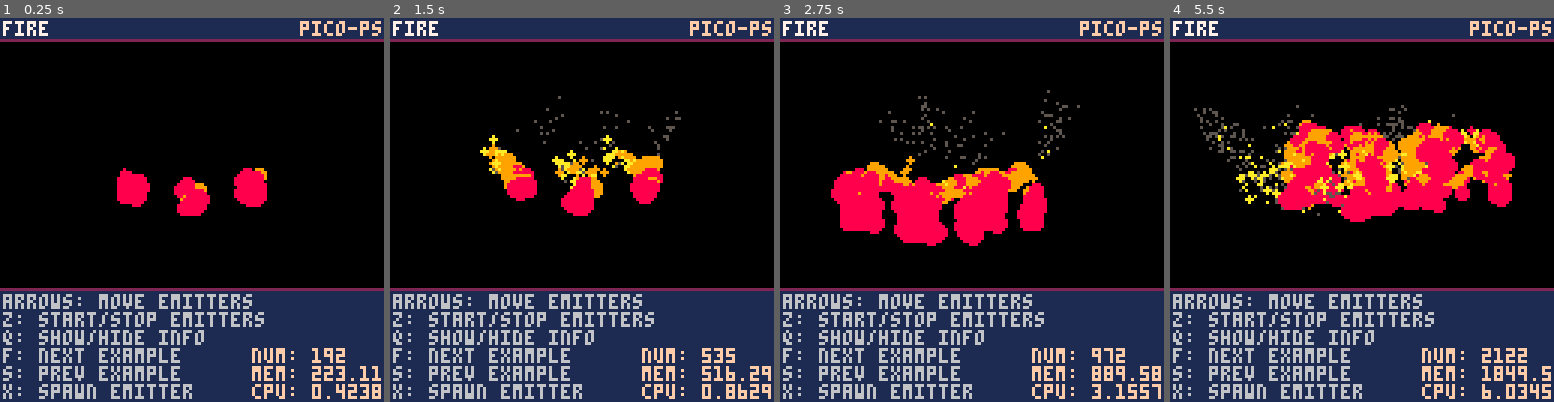
Above: before the commit, frames 1-4 (left to right).
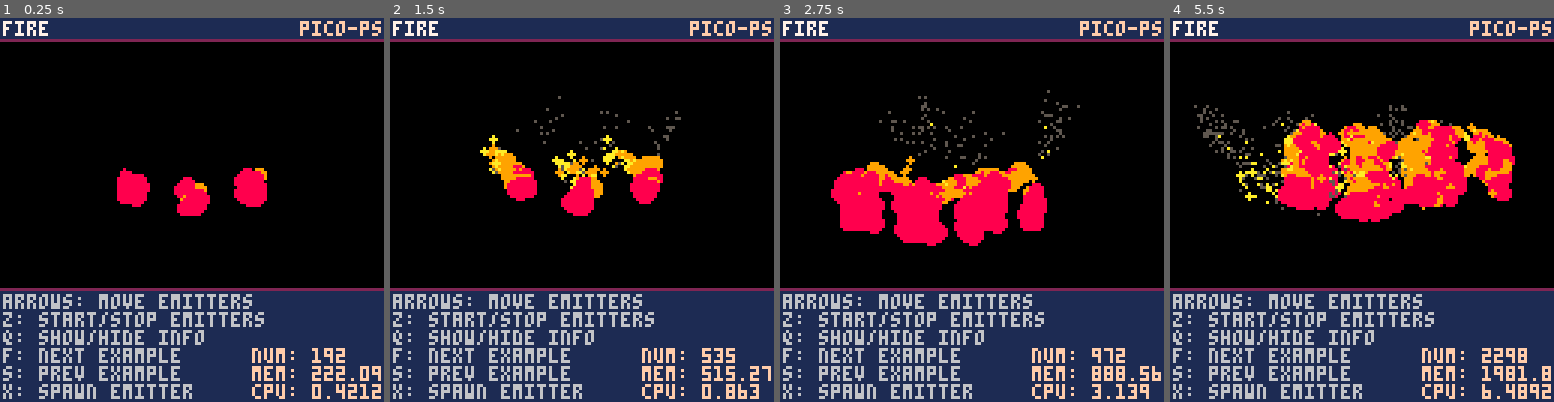
Above: after the commit, the same moments.

Repository: MaxwellDexter/pico-ps
Game: PICO-8 cartridge ps-demo.p8
Same seed, same stepped clock (60 frames per second), same inputs: the game is played once before the commit and once after it.
Inputs (mouse positions are in pixels of both pictures, inside the frame that each line leads up to):
- Up to frame 1 (0.25 s): no input
- Up to frame 2 (1.5 s): tap O (Z key) at 0.33, 0.7, 1.43 s; click (459, 121) at 0.67 s; tap X (X key) at 1.07 s; click (520, 267) at 1.22 s
- Up to frame 3 (2.75 s): click (975, 114) at 1.77 s; hold Left 1.97-2.37 s; tap X (X key) at 2.07, 2.4, 2.73 s; tap O (Z key) at 2.22 s; click (1037, 259) at 2.32 s; hold Down from 2.42 s (still down)
- Up to frame 4 (5.5 s): release Down at 2.82 s; click (1492, 106) at 2.87 s; hold Right 2.87-3.53 s; tap X (X key) every 0.33 s from 3.07 to 5.4 s; tap O (Z key) at 3.1, 3.98, 4.87 s; click (1254, 256) at 3.42 s; hold Up 3.58-4.08 s; click (1315, 102) at 3.97 s; hold Right 4.13-4.53 s; click (1381, 248) at 4.52 s; hold Down 4.58-5.08 s; click (1442, 94) at 5.07 s; hold Left from 5.13 s (still down)

The runs differ from the first frame. In frame 1, 0.2% of the frame differs, in the area x 87-100%, y 90-99%; in frame 2, 0.1%; in frame 3, 0.1%; in frame 4, 6.6%, in the area x 6-100%, y 22-100%.

Commit message:
Token optimisations
- brought down to 1512 tokens in ps.lua

Diff:
--- a/ps-demo.p8
+++ b/ps-demo.p8
@@ -77,7 +77,7 @@
 
 function update_warp(e)
  if (emitters[emitter_type] == "space warp") then
-  local p = rotate_around(5, point2d.create(64, 64), e.pos)
+  local p = rotate_around(5, vec(64, 64), e.pos)
   ps_set_pos(e, p.x, p.y)
  end
 end
@@ -85,11 +85,11 @@
 function update_portal(e)
  if (emitters[emitter_type] == "portal") then
   if (e == my_emitters[1]) then
-   local p = rotate_around(5, point2d.create(64, 60), e.pos)
-   p = rotate_around(90, point2d.create(64, 60), p)
+   local p = rotate_around(5, vec(64, 60), e.pos)
+   p = rotate_around(90, vec(64, 60), p)
    ps_set_pos(e, p.x, p.y)
   elseif(e == my_emitters[4]) then
-   local p = rotate_around(6, point2d.create(64, 66), e.pos)
+   local p = rotate_around(6, vec(64, 66), e.pos)
    ps_set_pos(e, p.x, p.y)
   end
  end
@@ -126,7 +126,7 @@
  angle /= 360 -- convert to 0-1
  local rotatedx = cos(angle) * (p.x - c.x) - sin(angle) * (p.y-c.y) + c.x
  local rotatedy = sin(angle) * (p.x - c.x) + cos(angle) * (p.y - c.y) + c.y
- return point2d.create(rotatedx,rotatedy)
+ return vec(rotatedx,rotatedy)
 end
 
 function update_angle(speed)
--- a/ps.lua
+++ b/ps.lua
@@ -22,23 +22,14 @@
  prev_time = time()
 end
 
-gravity = 50
-
-function calc_gravity(a)
- a.velocity.y = a.velocity.y + delta_time * gravity
-end
-
--------------------------------------------------- point2d
--- this is a container class for two points (a vector).
--- can be used for coordinates, velocity or anything else that requires 2 parts of data.
-point2d = {}
-point2d.__index = point2d
-function point2d.create(x,y)
- local p = {}
- setmetatable (p, point2d)
- p.x = x
- p.y = y
- return p
+ps_gravity = 50
+
+function calc_ps_gravity(a)
+ a.velocity.y = a.velocity.y + delta_time * ps_gravity
+end
+
+function vec(x,y)
+ return {x = x, y = y}
 end
 
 -------------------------------------------------- particle
@@ -51,24 +42,18 @@
 end
 
 function particle:set_values(x, y, gravity, colours, sprites, life, angle, speed_initial, speed_final, size_initial, size_final)
- self.pos = point2d.create(x,y)
- self.life_initial = life
- self.life = life
+ self.pos = vec(x,y)
+ self.life_initial, self.life, self.dead, self.gravity = life, life, false, gravity
 
  -- the 1125 number was 180 in the original calculation,
  -- but i set it to 1131 to make the angle pased in equal to 360 on a full revolution
  -- don't ask me why it's 1131, i don't know. maybe it's odd because i rounded pi?
  local angle_radians = angle * 3.14159 / 1131
- self.velocity = point2d.create(speed_initial*cos(angle_radians), speed_initial*sin(angle_radians))
- self.vel_initial = point2d.create(self.velocity.x, self.velocity.y)
- self.vel_final = point2d.create(speed_final*cos(angle_radians), speed_final*sin(angle_radians))
-
- self.dead = false
- self.gravity = gravity
-
- self.size = size_initial
- self.size_initial = size_initial
- self.size_final = size_final
+ self.velocity = vec(speed_initial*cos(angle_radians), speed_initial*sin(angle_radians))
+ self.vel_initial = vec(self.velocity.x, self.velocity.y)
+ self.vel_final = vec(speed_final*cos(angle_radians), speed_final*sin(angle_radians))
+
+ self.size, self.size_initial, self.size_final = size_initial, size_initial, size_final
 
  self.sprites = sprites
  if (self.sprites ~= nil) then
@@ -97,7 +82,7 @@
  self.life -= dt
 
  if (self.gravity) then
-  calc_gravity(self)
+  calc_ps_gravity(self)
  end
 
  -- size over lifetime
@@ -160,45 +145,46 @@
 emitter = {}
 emitter.__index = emitter
 function emitter.create(x,y, frequency, max_p, burst, gravity)
- local p = {}
+ local p = {
+  particles = {},
+  to_remove = {},
+
+  -- emitter variables
+  pos = vec(x,y),
+  emitting = true,
+  frequency = frequency,
+  emit_time = 0,
+  max_p = max_p,
+  gravity = gravity or false,
+  burst = burst or false,
+  burst_amount = max_p,
+  use_pooling = true,
+  pool = {},
+  rnd_colour = false,
+  rnd_sprite = false,
+  use_area = false,
+  area_width = 0,
+  area_height = 0,
+
+  -- particle factory stuff
+  p_colours = {1},
+  p_sprites = nil,
+  p_life = 1,
+  p_life_spread = 0,
+  p_angle = 0,
+  p_angle_spread = 360,
+  p_speed_initial = 10,
+  p_speed_final = 10,
+  p_speed_spread_initial = 0,
+  p_speed_spread_final = 0,
+  p_size_initial = 1,
+  p_size_final = 1,
+  p_size_spread_initial = 0,
+  p_size_spread_final = 0
+ }
  setmetatable (p, emitter)
- p.particles = {}
- p.to_remove = {}
-
- -- emitter variables
- p.pos = point2d.create(x,y)
- p.emitting = true
- p.frequency = frequency
- p.emit_time = 0
- p.max_p = max_p
- p.gravity = gravity or false
- p.burst = burst or false
- p.burst_amount = p.max_p
- p.use_pooling = true
  if (p.max_p < 1) then
-  p.use_pooling = false end
- p.pool = {}
- p.rnd_colour = false
- p.rnd_sprite = false
- p.use_area = false
- p.area_width = 0
- p.area_height = 0
-
- -- particle factory stuff
- p.p_colours = {1}
- p.p_sprites = nil
- p.p_life = 1
- p.p_life_spread = 0
- p.p_angle = 0
- p.p_angle_spread = 360
- p.p_speed_initial = 10
- p.p_speed_final = 10
- p.p_speed_spread_initial = 0
- p.p_speed_spread_final = 0
- p.p_size_initial = 1
- p.p_size_final = 1
- p.p_size_spread_initial = 0
- p.p_size_spread_final = 0
+   p.use_pooling = false end
 
  return p
 end
@@ -366,7 +352,7 @@
 -- setter functions
 
 function ps_set_pos(e, x, y)
- e.pos = point2d.create(x,y)
+ e.pos = vec(x,y)
 end
 
 function ps_set_frequency(e, frequency)
Not shown, changed: the thumbnail (__label__) section of ps-demo.p8
